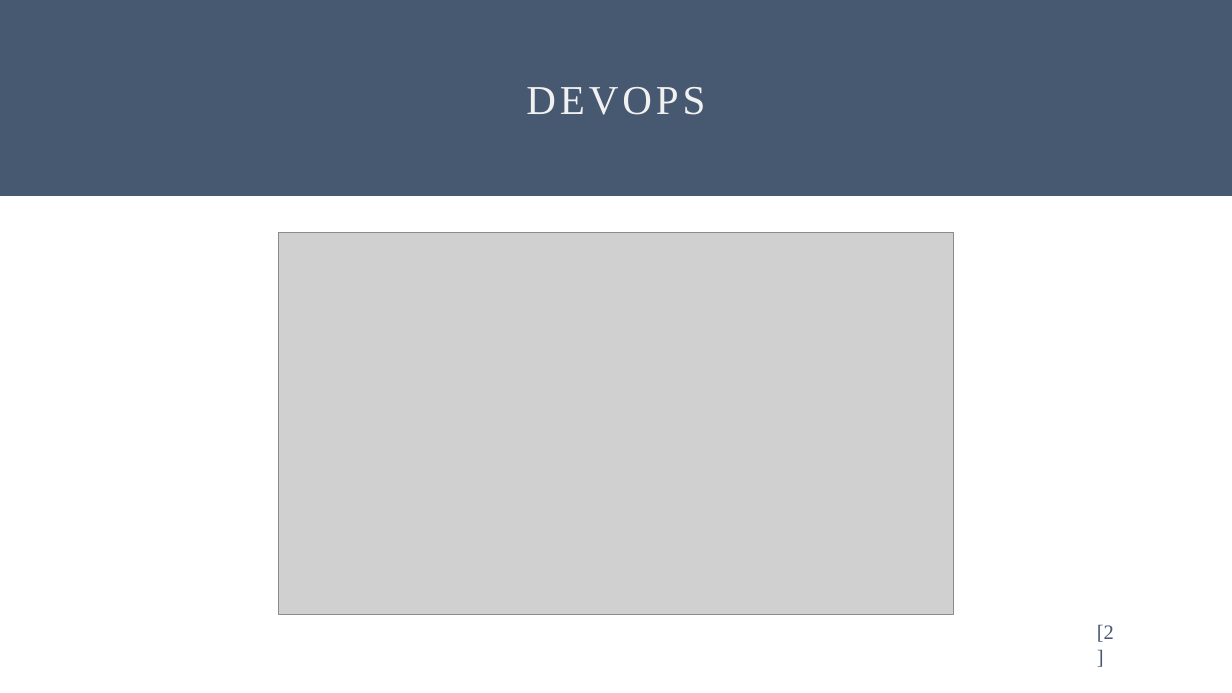
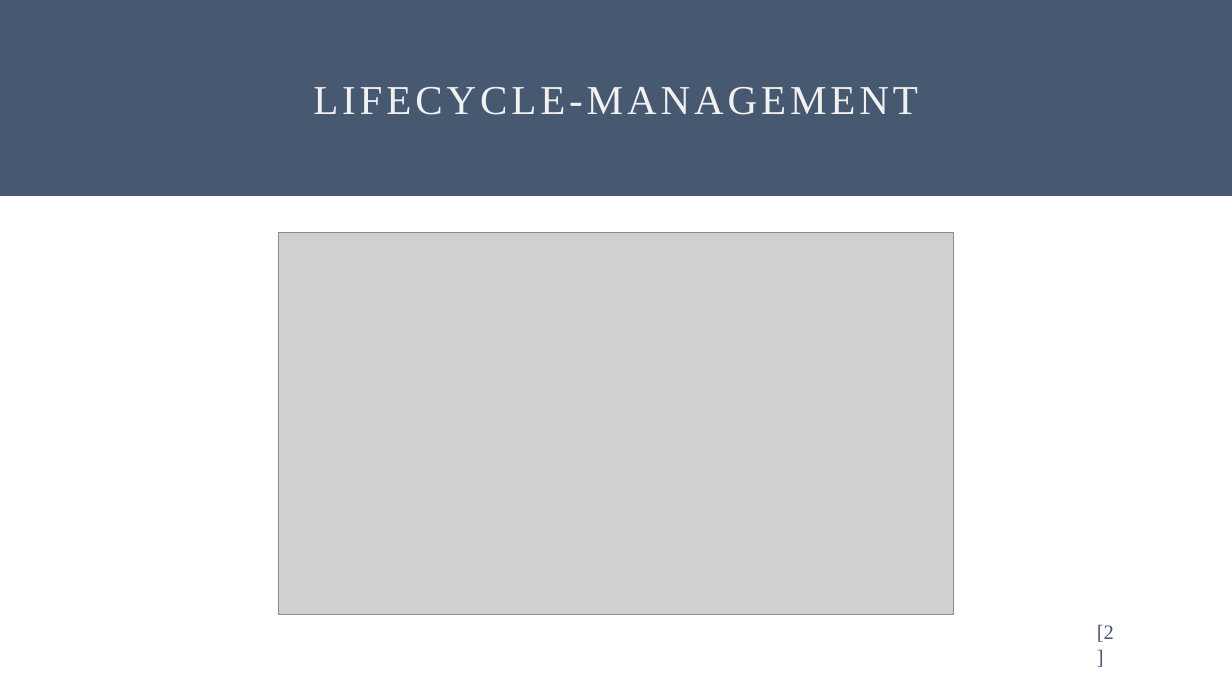
Before and after one commit to Oddl42/Software-Engineering-DLMDWSEDW01, a slide deck: slide 3 of Präsentation/20240725_Willkens_Tim_IU14073577_DLMDWSEDW01.pptx. Drawn at 1232x693 pixels with LibreOffice and Linux fonts; fonts in the diff are those of the drawing; grey boxes stand for pictures. Boxes give left, top, right and bottom in pixels: in the first picture for what was removed or moved away, otherwise in the second. Text is boxed around its words. In the diff, an @@ line names an element or a change of style, - is before the commit and + after.

```diff
--- a/Präsentation/20240725_Willkens_Tim_IU14073577_DLMDWSEDW01.pptx
+++ b/Präsentation/20240725_Willkens_Tim_IU14073577_DLMDWSEDW01.pptx
@@ text in rectangle at [313,87,918,115]: text changed @@
-DEVOPS
+LIFECYCLE-MANAGEMENT
```
Also in this commit, not shown: 2 other slides changed, 2 slides added, 3 slides removed, 2 other files.
